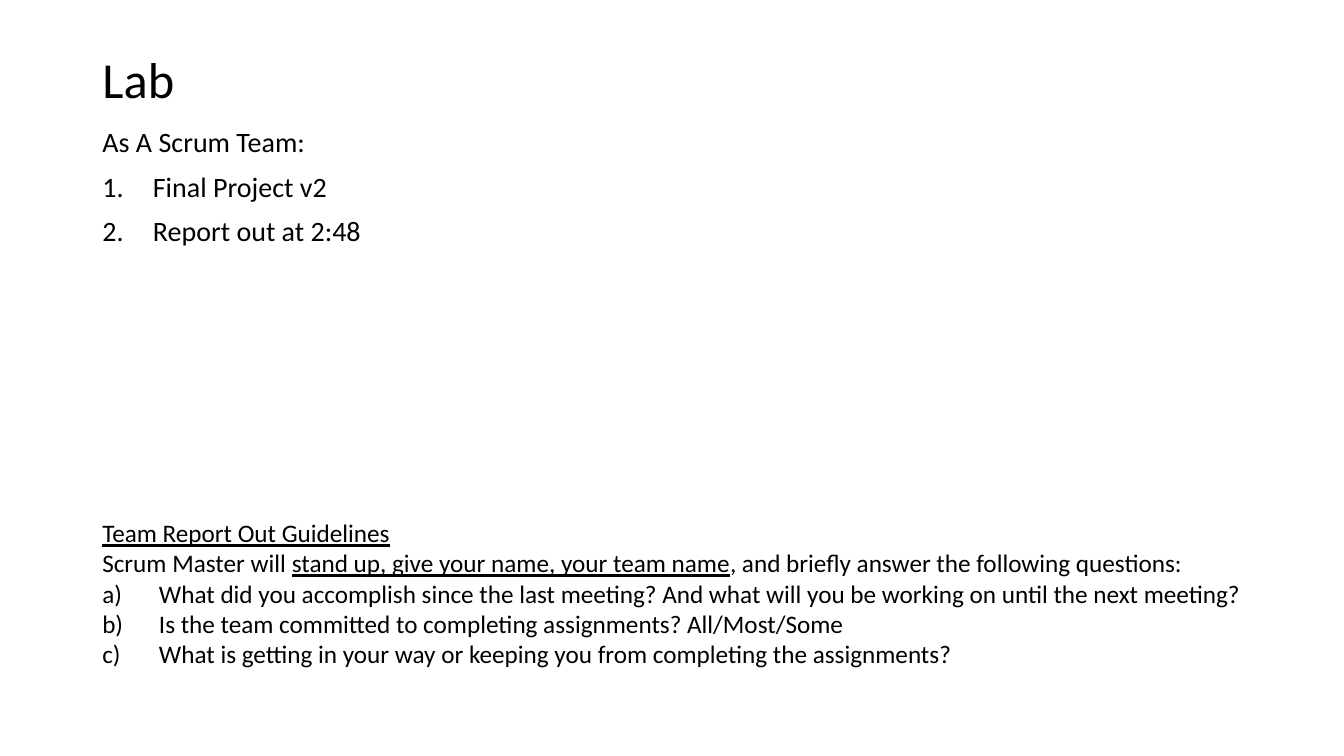
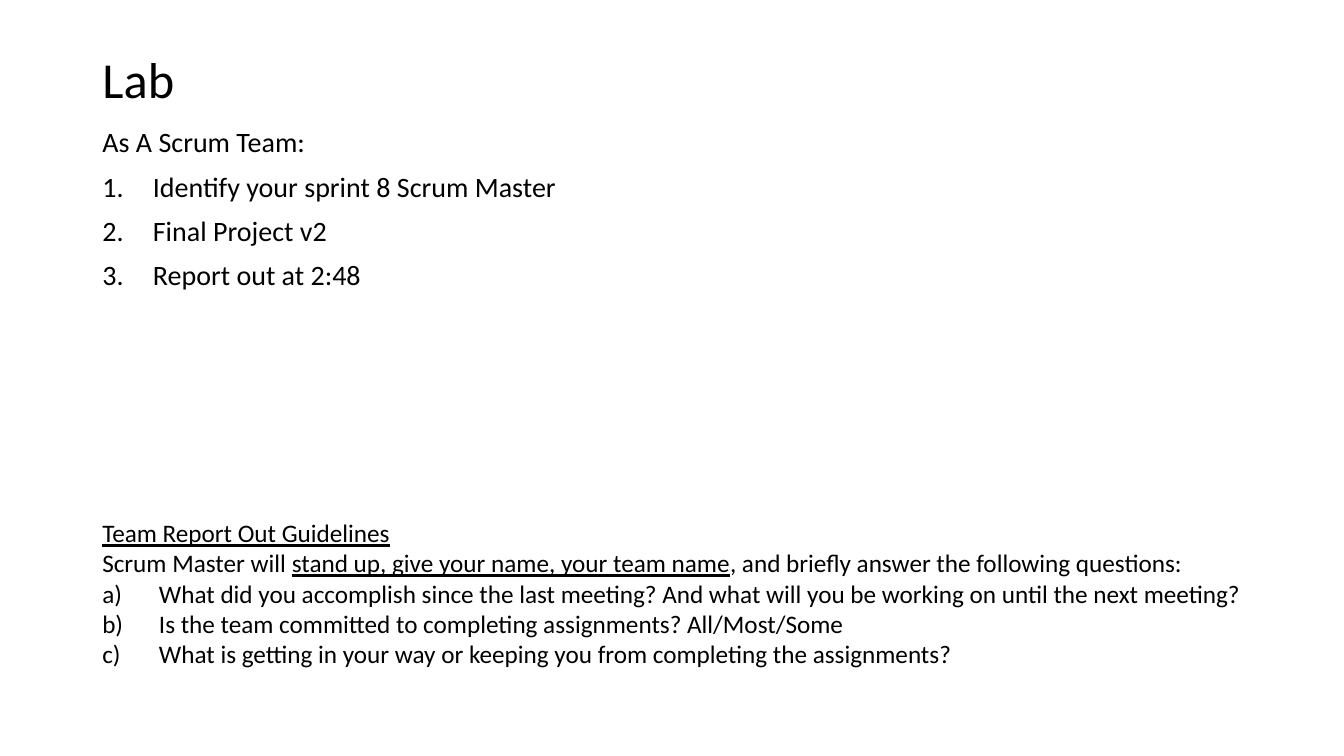
Before and after one commit to EricJPogue/CPSC-24500, a slide deck: slide 10 of lecture-slides/2019-12-02-oop.pptx. Drawn at 1344x756 pixels with LibreOffice and Linux fonts; fonts in the diff are those of the drawing. Boxes give left, top, right and bottom in pixels: in the first picture for what was removed or moved away, otherwise in the second. Text is boxed around its words. In the diff, an @@ line names an element or a change of style, - is before the commit and + after.

```diff
--- a/lecture-slides/2019-12-02-oop.pptx
+++ b/lecture-slides/2019-12-02-oop.pptx
@@ text at [153,177,556,202]: paragraph added @@
+1. Identify your sprint 8 Scrum Master
```
Also in this commit, not shown: 1 other slide changed, 1 other file.
